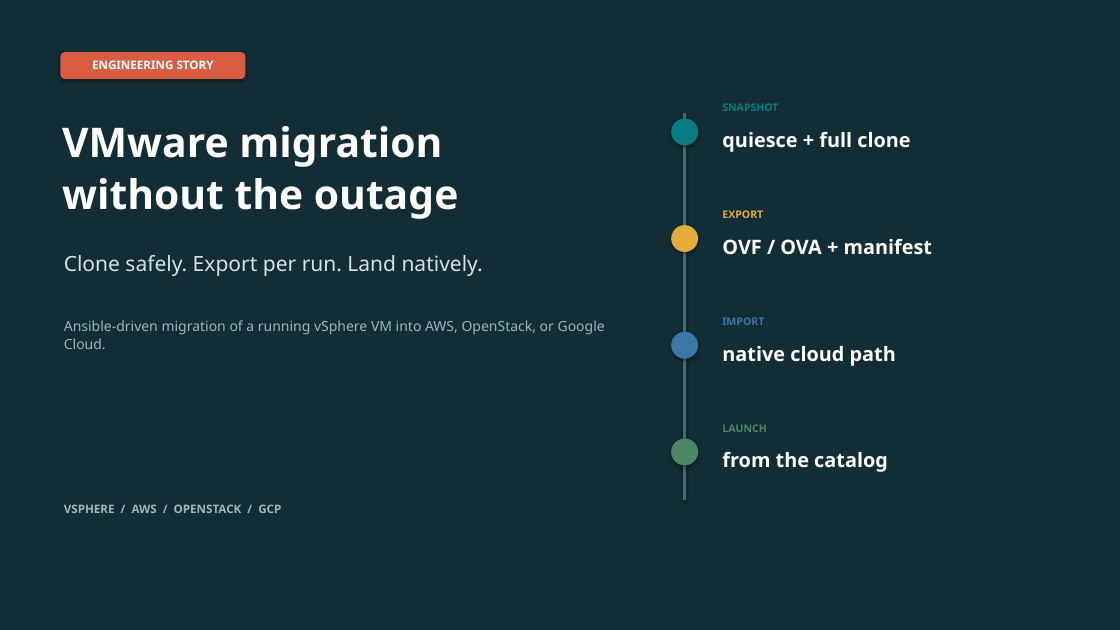
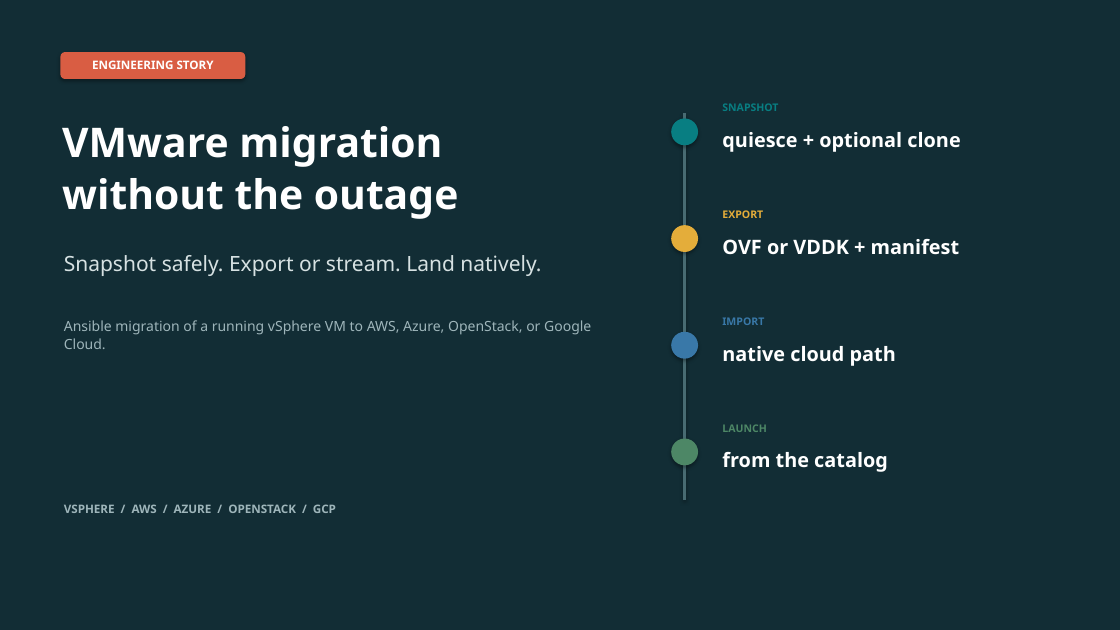
Before and after one commit to jjbailey/migrate-v2v, a slide deck: slide 1 of doc/migrate_v2v_presentation.pptx. Drawn at 1120x630 pixels with LibreOffice and Linux fonts; fonts in the diff are those of the drawing. Boxes give left, top, right and bottom in pixels: in the first picture for what was removed or moved away, otherwise in the second. Text is boxed around its words. In the diff, an @@ line names an element or a change of style, - is before the commit and + after.

Commit message:
azure initial commit

```diff
--- a/doc/migrate_v2v_presentation.pptx
+++ b/doc/migrate_v2v_presentation.pptx
@@ text at (x1=722, y1=132, x2=960, y2=152): text changed @@
-quiesce + full clone
+quiesce + optional clone
@@ text at (x1=722, y1=239, x2=960, y2=255): text changed @@
-OVF / OVA + manifest
+OVF or VDDK + manifest
@@ text at (x1=64, y1=255, x2=541, y2=276): text changed @@
-Clone safely. Export per run. Land natively.
+Snapshot safely. Export or stream. Land natively.
@@ text at (x1=64, y1=320, x2=591, y2=349): text changed @@
-Ansible-driven migration of a running vSphere VM into AWS, OpenStack, or Google Cloud.
+Ansible migration of a running vSphere VM to AWS, Azure, OpenStack, or Google Cloud.
@@ text at (x1=64, y1=504, x2=336, y2=513): text changed @@
-VSPHERE / AWS / OPENSTACK / GCP
+VSPHERE / AWS / AZURE / OPENSTACK / GCP
```
Also in this commit, not shown: 12 other slides changed, 2 slides added, 55 other files.
